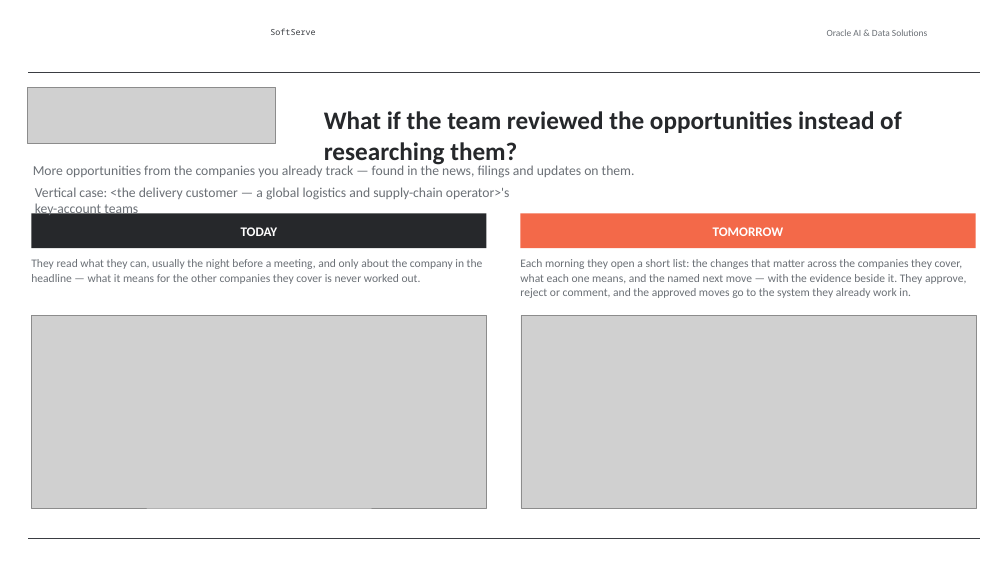
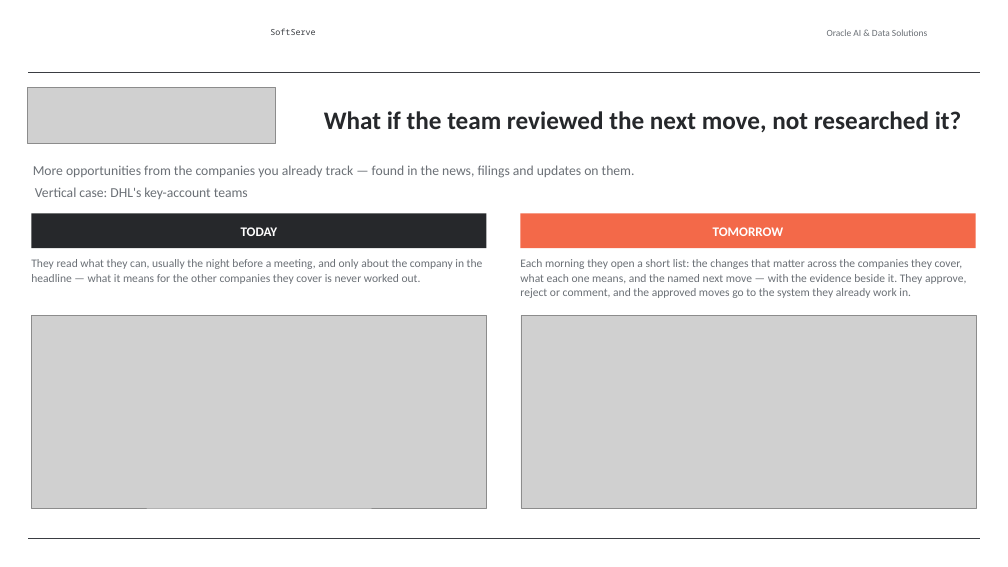
Before and after one commit to alexey-orlov/AO-Personal-OS, a slide deck: slide 4 of outputs/oracle-packs/account-insights/artifacts/account-insights-sales-deck.pptx. Drawn at 1008x567 pixels with LibreOffice and Linux fonts; fonts in the diff are those of the drawing; grey boxes stand for pictures; background and template pictures are left out. Boxes give left, top, right and bottom in pixels: in the first picture for what was removed or moved away, otherwise in the second. Text is boxed around its words. In the diff, an @@ line names an element or a change of style, - is before the commit and + after.

```diff
--- a/outputs/oracle-packs/account-insights/artifacts/account-insights-sales-deck.pptx
+++ b/outputs/oracle-packs/account-insights/artifacts/account-insights-sales-deck.pptx
@@ text at (324,111,962,132): text changed @@
-What if the team reviewed the opportunities instead of researching them?
+What if the team reviewed the next move, not researched it?
@@ text at (35,187,248,199): text changed @@
-Vertical case: <the delivery customer — a global logistics and supply-chain operator>'s key-account teams
+Vertical case: DHL's key-account teams
```
Also in this commit, not shown: 1 other slide changed, 1 other file.
